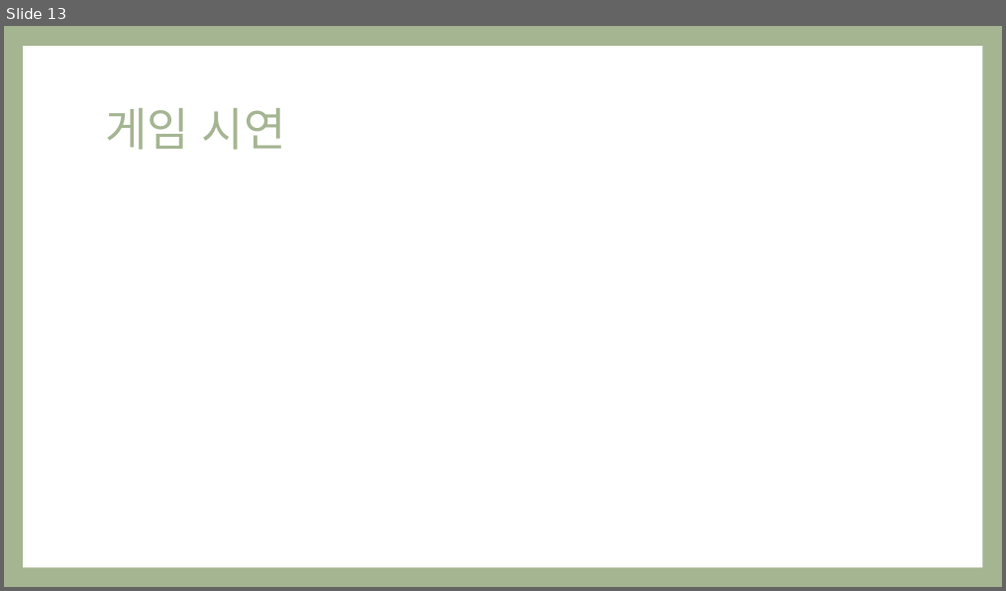
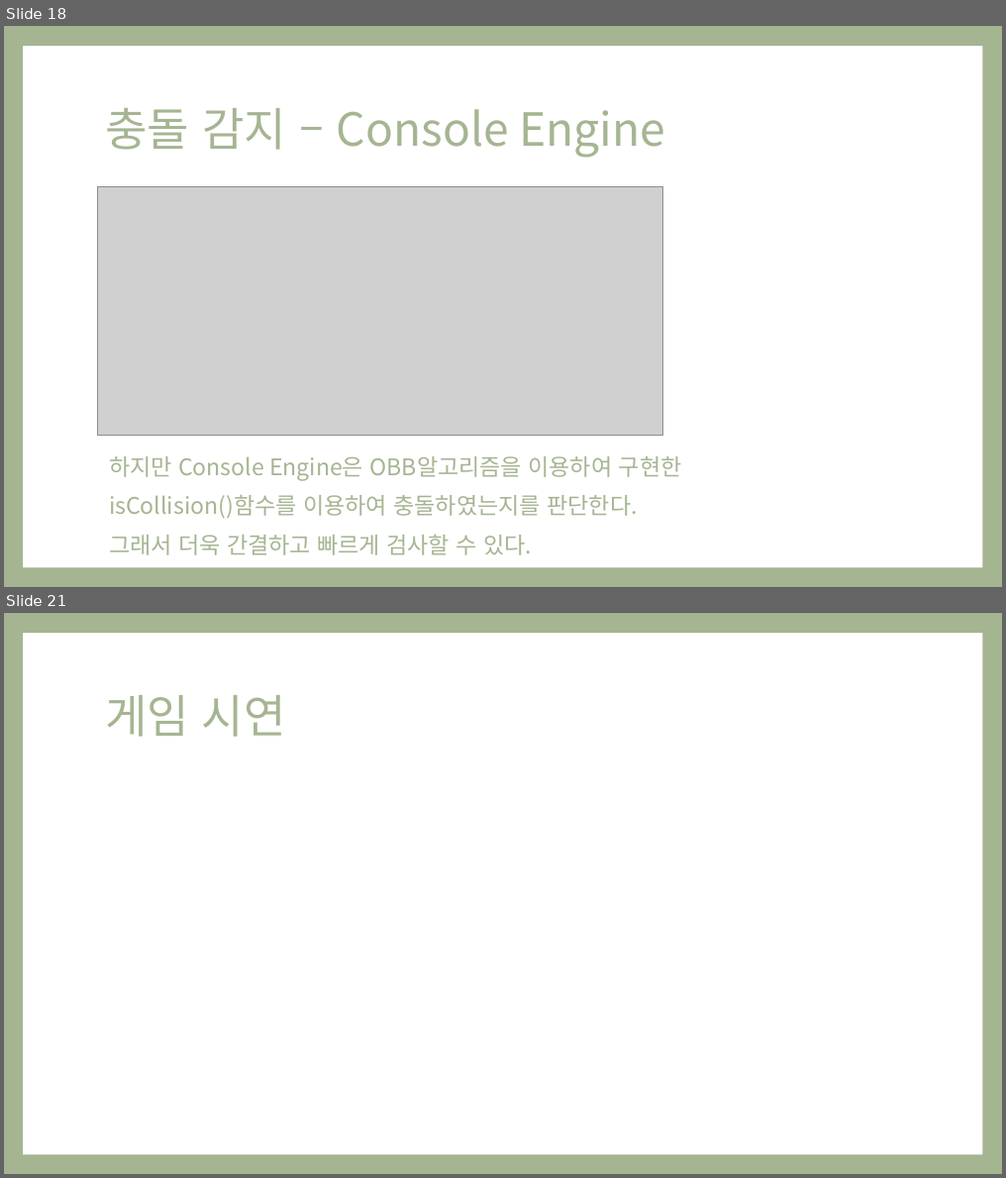
Before and after one commit to Ozzangeo/ConsoleEngine, a slide deck: 1410_오지훈_플밍_Project_발표자료.pptx. Shown one above the other, each under a label of ours: slide 13 before the commit, slides 18 and 21 after it; the slides between them are not shown. The pictures are 1006x591 and 1006x1178 pixels, drawn with LibreOffice and Linux fonts; fonts in the diff are those of the drawing; grey boxes stand for pictures. Boxes give left, top, right and bottom in pixels: in the first picture for what was removed or moved away, otherwise in the second. Text is boxed around its words. In the diff, an @@ line names an element or a change of style, - is before the commit and + after.

```diff
--- a/1410_오지훈_플밍_Project_발표자료.pptx
+++ b/1410_오지훈_플밍_Project_발표자료.pptx
@@ slide 18 added at box(4, 26, 1002, 587), background #A5B592; not listed: 1 template element that a slide beside it also shows @@
@@ title added at box(105, 108, 665, 158), 44 pt, text #A5B592 @@
+충돌 감지 – Console Engine
@@ picture added at box(98, 187, 662, 436) @@
@@ text added at box(109, 457, 682, 556), 22 pt, text #A5B592 @@
+하지만 Console Engine은 OBB알고리즘을 이용하여 구현한
+isCollision()함수를 이용하여 충돌하였는지를 판단한다.
+그래서 더욱 간결하고 빠르게 검사할 수 있다.
@@ what was slide 13 is now slide 21 @@
```
Also in this commit, not shown: 6 slides changed, 15 other slides added, 8 slides removed, 46 other files.
